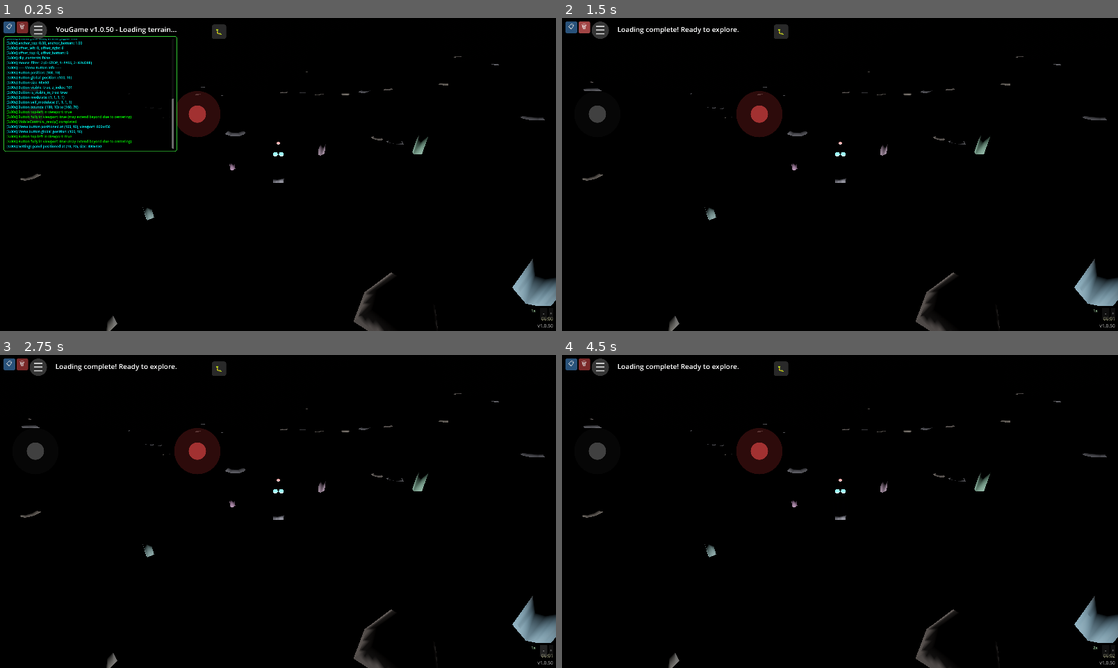
Above: before the commit, frames 1-4 (two rows, left to right).
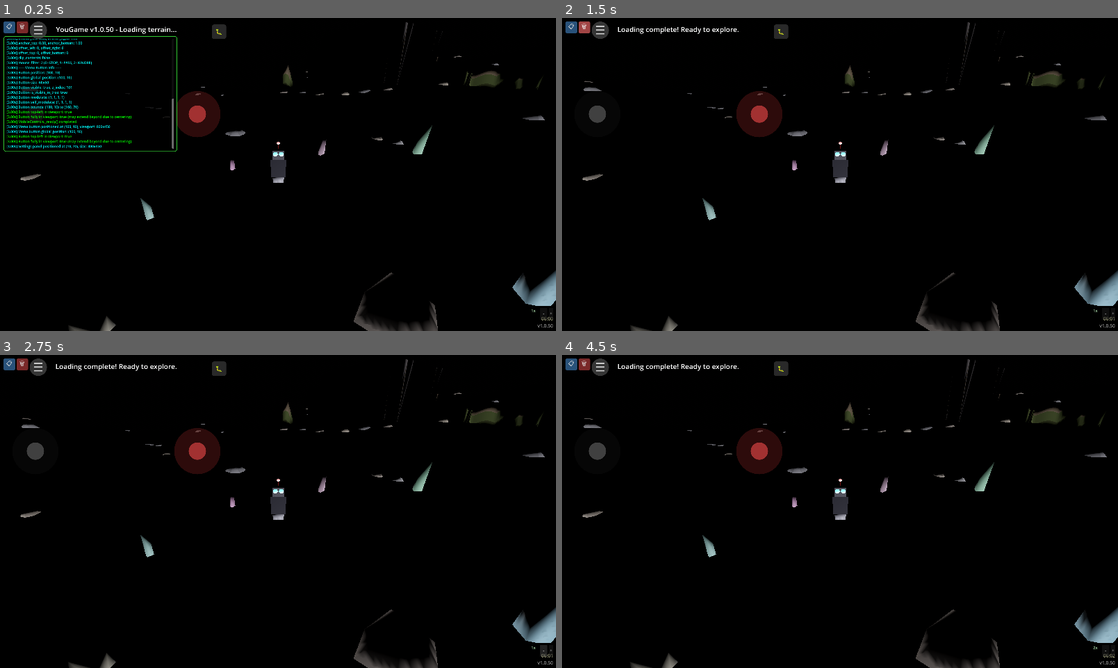
Above: after the commit, the same moments.

Repository: felix-dieterle/YouGame_godot4_public
Game: Godot game, scene res://scenes/main.tscn
The game is run twice, just before and just after one commit, with the same random seed, the same clock (stepped at 60 frames per second) and the same inputs.
Inputs:
- Up to frame 1 (0.25 s): no input
- Up to frame 2 (1.5 s): click "📋" at 0.5 s; click "🗑" at 1.25 s
- Up to frame 3 (2.75 s): click "-" at 2 s
- Up to frame 4 (4.5 s): click "+" at 2.75 s; click "☰" at 3.5 s; click "▶ Resume Game" at 4.25 s

The runs differ from the first frame. In frame 1, 2.1% of the frame differs, in the area x 3-100%, y 1-100%; in frame 2, 2.1%; in frame 3, 2.1%; in frame 4, 2.1%.

Commit message:
Adjust sun angles for brighter day - sun starts higher at 7:00 AM
Co-authored-by: felix-dieterle <1490062+felix-dieterle@users.noreply.github.com>

Diff:
--- a/scripts/day_night_cycle.gd
+++ b/scripts/day_night_cycle.gd
@@ -11,8 +11,8 @@
 
 # Sun angle constants
 const SUNRISE_START_ANGLE: float = -120.0  # Below horizon at start
-const SUNRISE_END_ANGLE: float = -90.0     # Sunrise position (matches day start)
-const SUNSET_START_ANGLE: float = 90.0     # Sunset position (matches day end)
+const SUNRISE_END_ANGLE: float = -60.0     # Sunrise position (sun higher for brighter morning)
+const SUNSET_START_ANGLE: float = 60.0     # Sunset position (matches day end, symmetric)
 const SUNSET_END_ANGLE: float = 120.0      # Below horizon at end
 const NIGHT_SUN_ANGLE: float = 120.0       # Sun position during night
 
@@ -224,9 +224,9 @@
     # 0 = sunrise, DAY_CYCLE_DURATION/2 = noon, DAY_CYCLE_DURATION = sunset
     var time_ratio = current_time / DAY_CYCLE_DURATION
 
-    # Sun moves from east (-90°) to west (90°) over the course of the day
+    # Sun moves from sunrise angle (-60°) to sunset angle (60°) over the course of the day
     # At noon, sun is directly overhead (0°)
-    var sun_angle = lerp(-90.0, 90.0, time_ratio)
+    var sun_angle = lerp(SUNRISE_END_ANGLE, SUNSET_START_ANGLE, time_ratio)
 
     # Apply rotation to directional light
     # Rotate around X axis for sun elevation
@@ -448,7 +448,7 @@
     else:
         # Normal day progression
         var time_ratio = current_time / DAY_CYCLE_DURATION
-        return lerp(-90.0, 90.0, time_ratio)
+        return lerp(SUNRISE_END_ANGLE, SUNSET_START_ANGLE, time_ratio)
 
 # Update moon position based on time of day.
 func _update_moon_position():
